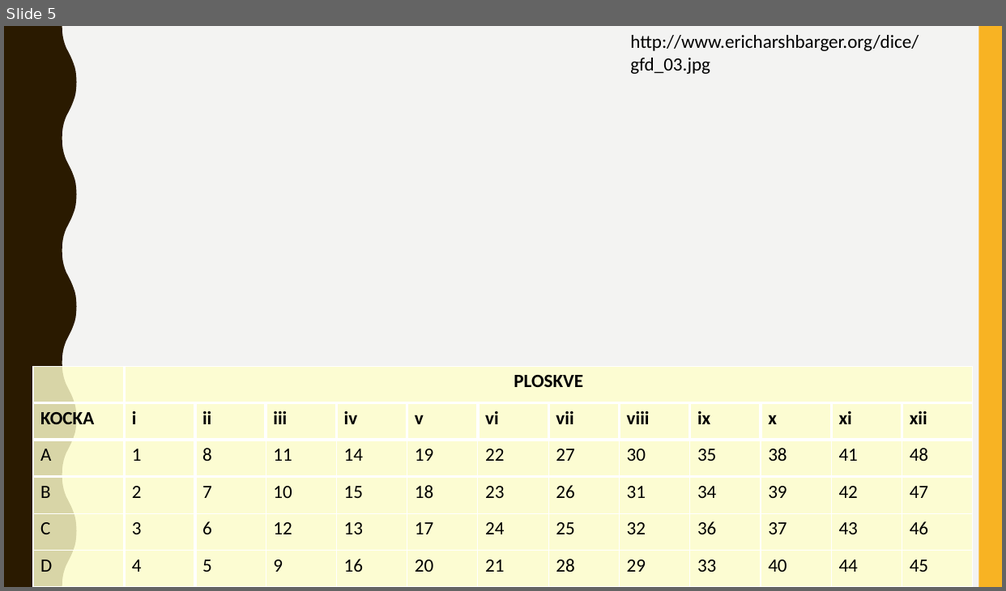
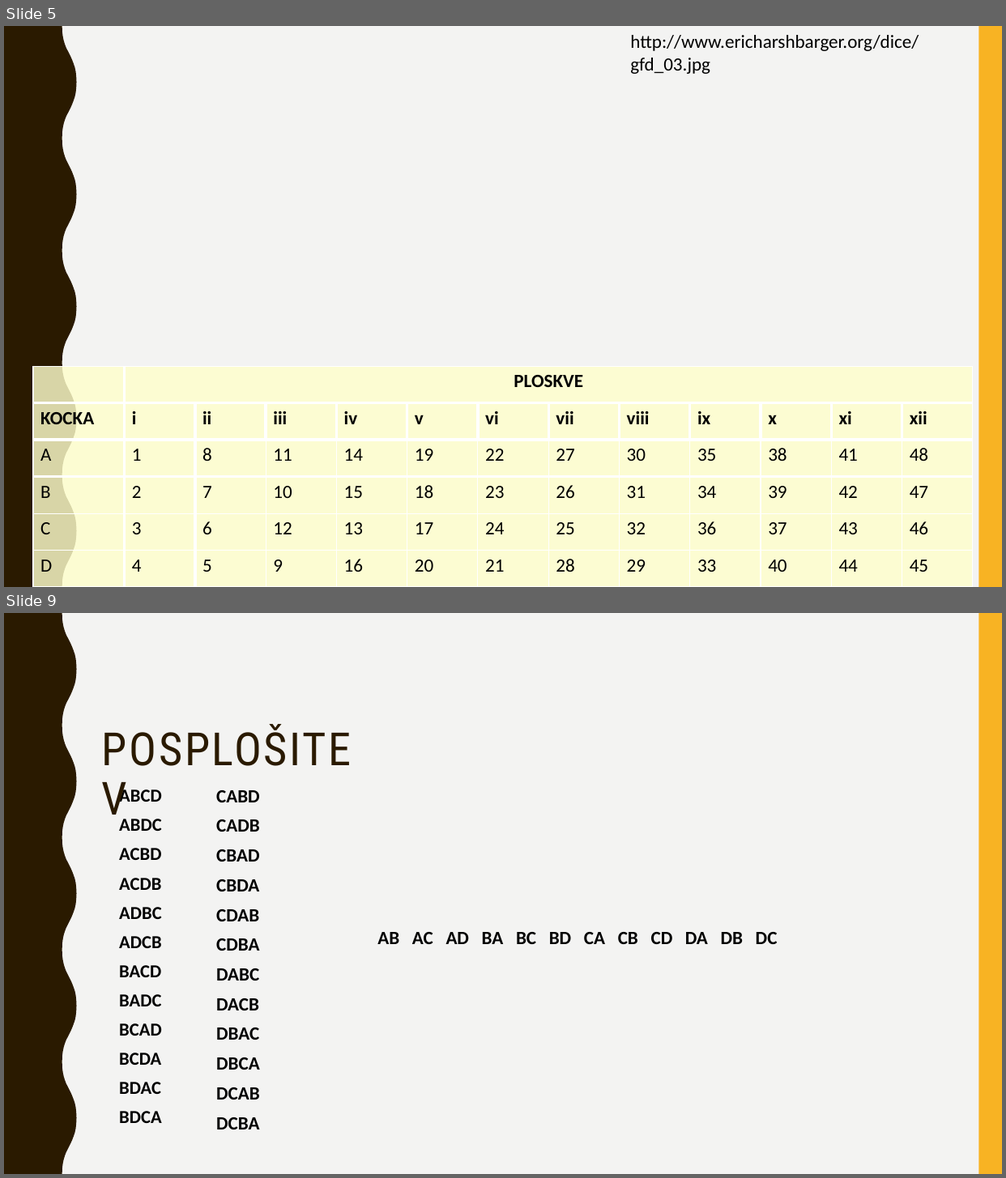
Before and after one commit to lanster42/FMF_zapiski, a slide deck: Seminar/Permutacijsko-pošteni nabori kock.pptx. Shown one above the other, each under a label of ours: slide 5 before the commit, slides 5 and 9 after it; the slides between them are not shown. The pictures are 1006x591 and 1006x1178 pixels, drawn with LibreOffice and Linux fonts; fonts in the diff are those of the drawing; background and template pictures are left out. Boxes give left, top, right and bottom in pixels: in the first picture for what was removed or moved away, otherwise in the second. Text is boxed around its words. In the diff, an @@ line names an element or a change of style, - is before the commit and + after.

```diff
--- a/Seminar/Permutacijsko-pošteni nabori kock.pptx
+++ b/Seminar/Permutacijsko-pošteni nabori kock.pptx
@@ slide 9 added at (x1=4, y1=613, x2=1002, y2=1174), background #F3F3F2; not listed: 2 template elements that a slide beside it also shows @@
@@ text added at (x1=95, y1=723, x2=378, y2=781), 44 pt, text #2A1A00 @@
+POSPLOŠITEV
@@ text added at (x1=119, y1=786, x2=162, y2=1123), 17.6 pt, text #000000, bold @@
+ABCD
+ABDC
+ACBD
+ACDB
+ADBC
+ADCB
+BACD
+BADC
+BCAD
+BCDA
+BDAC
+BDCA
@@ text added at (x1=216, y1=790, x2=260, y2=1130), 18 pt, text #000000, bold @@
+CABD
+CADB
+CBAD
+CBDA
+CDAB
+CDBA
+DABC
+DACB
+DBAC
+DBCA
+DCAB
+DCBA
@@ text added at (x1=377, y1=932, x2=778, y2=944), 18 pt, text #000000, bold @@
+AB AC AD BA BC BD CA CB CD DA DB DC
```
Also in this commit, not shown: 1 slide changed, 6 other slides added, 1 slide removed, 1 other file.
